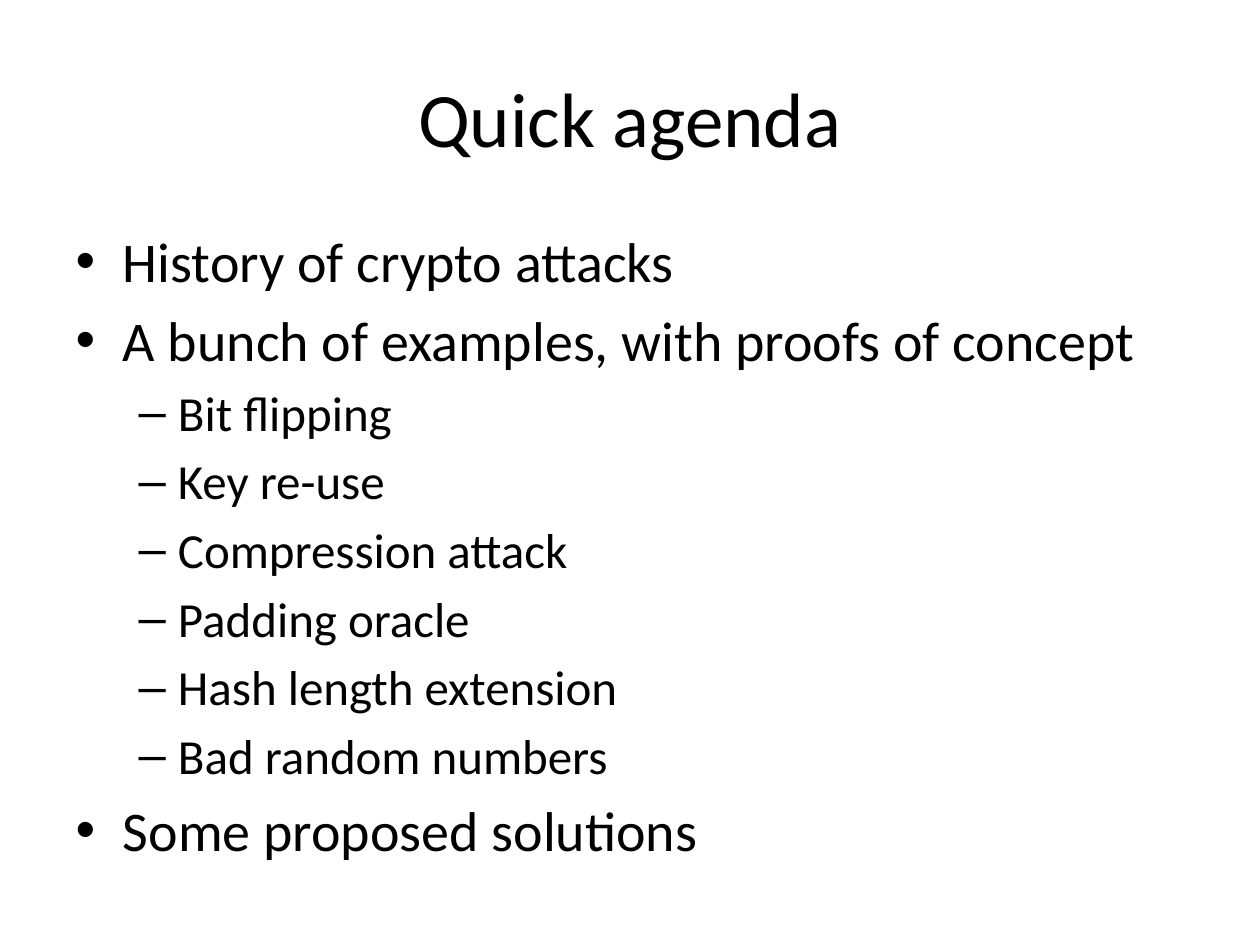
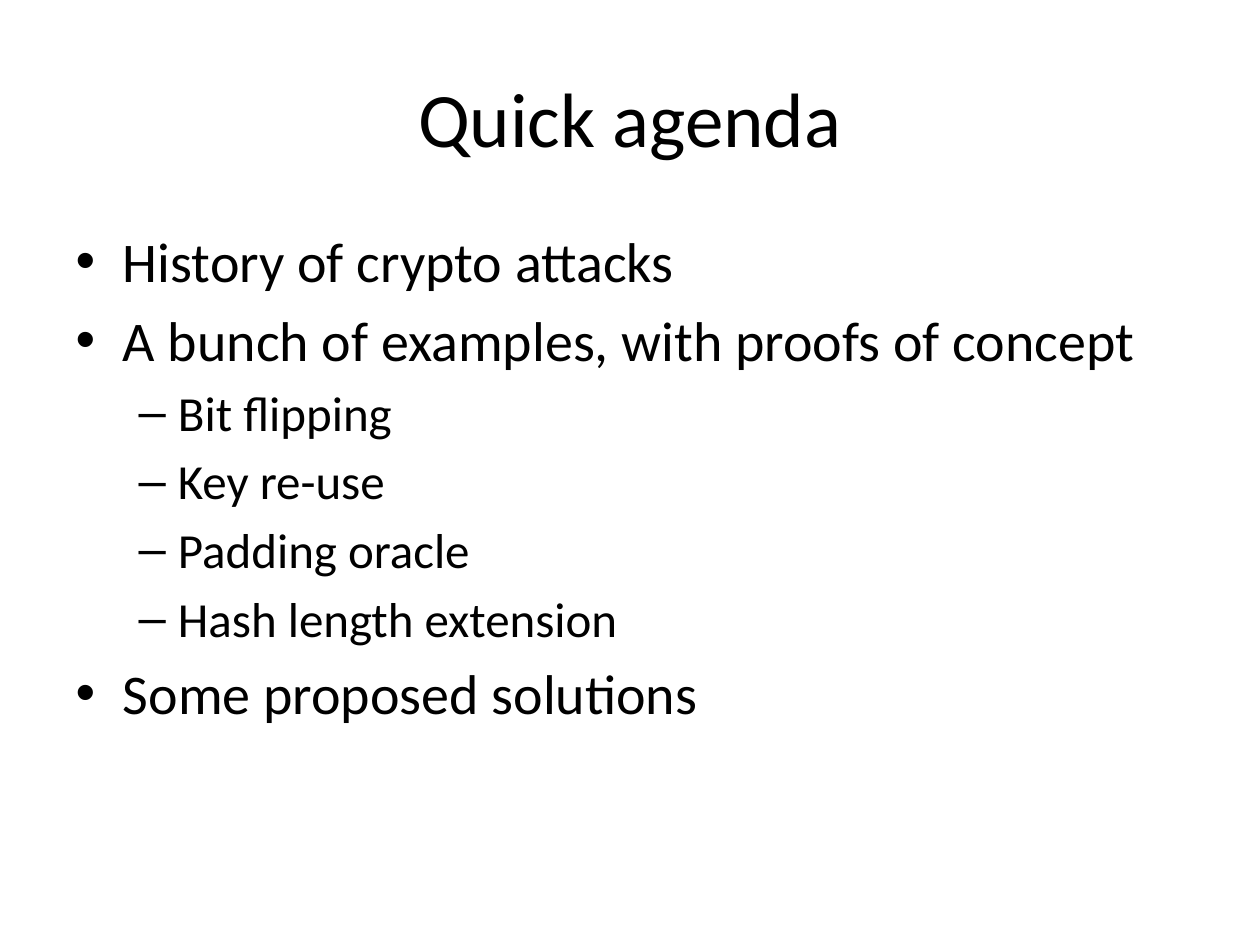
Before and after one commit to iagox86/2013-02-Shmoocon-talk, a slide deck: slide 3 of Shmoocon.pptx. Drawn at 1260x945 pixels with LibreOffice and Linux fonts; fonts in the diff are those of the drawing. Boxes give left, top, right and bottom in pixels: in the first picture for what was removed or moved away, otherwise in the second. Text is boxed around its words. In the diff, an @@ line names an element or a change of style, - is before the commit and + after.

```diff
--- a/Shmoocon.pptx
+++ b/Shmoocon.pptx
@@ text at box(178, 534, 567, 576): paragraph removed @@
-  – Compression attack
@@ text at box(178, 740, 608, 775): paragraph removed @@
-  – Bad random numbers
```
Also in this commit, not shown: 22 other slides changed, 12 slides added, 3 slides removed.
